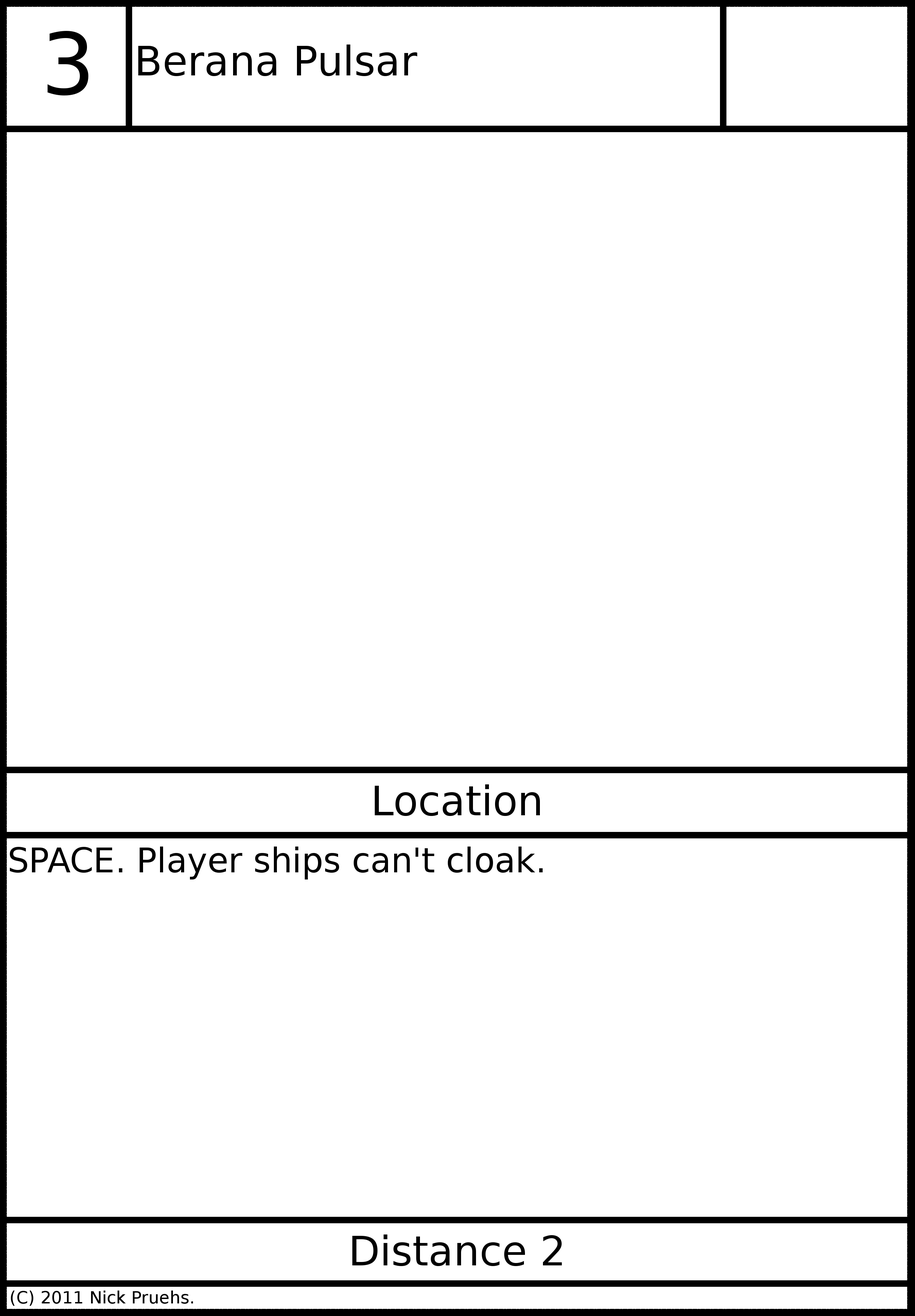
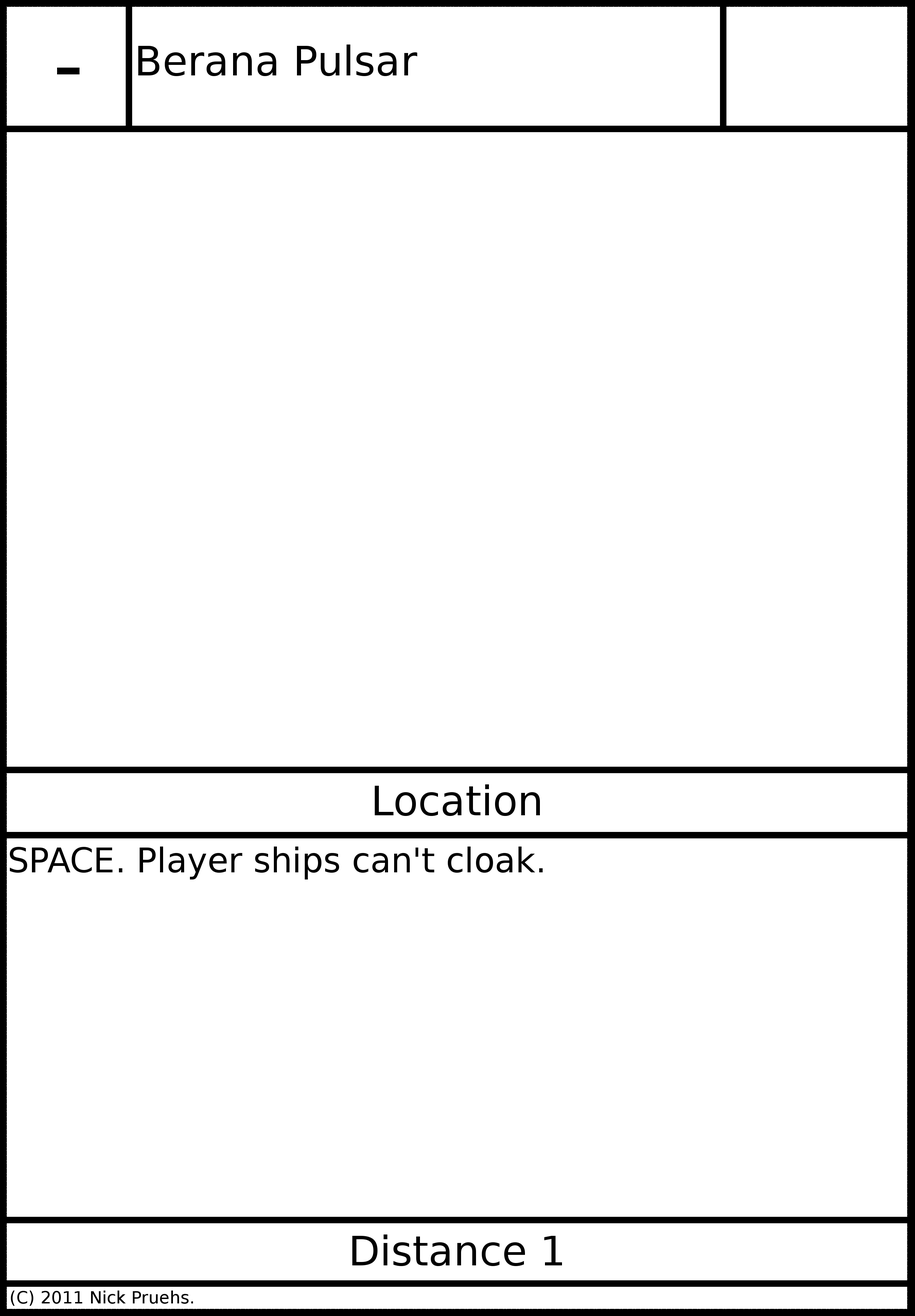
The second 915×1316 image is a revision of the first. Changes to its layers:
painted on "Threat" over (x1=47, y1=30, x2=89, y2=96)
painted on "Distance" over (x1=542, y1=1234, x2=562, y2=1266)
